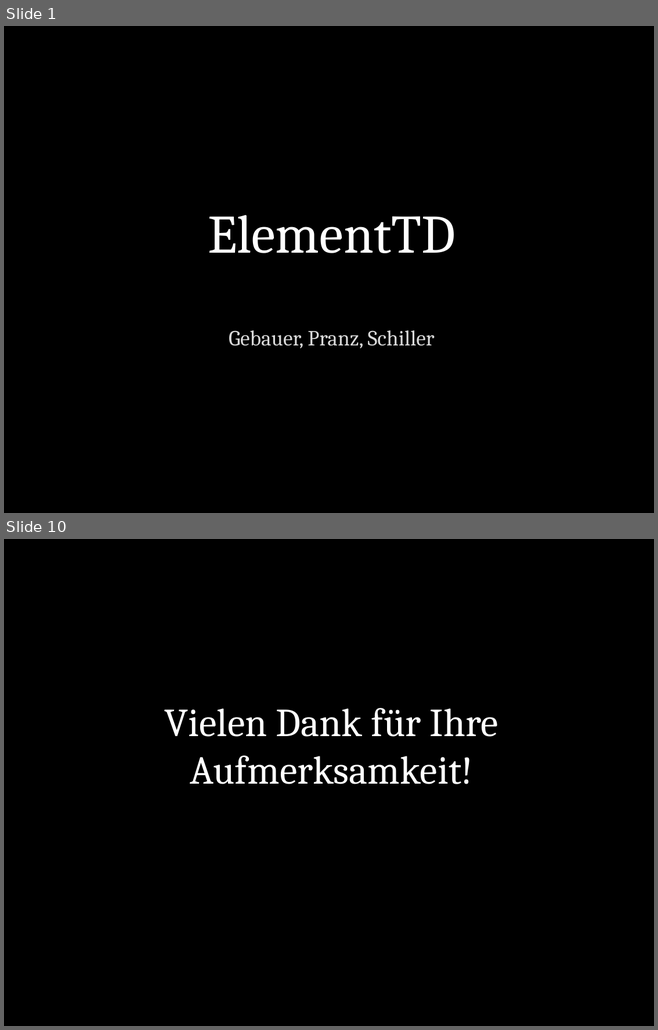
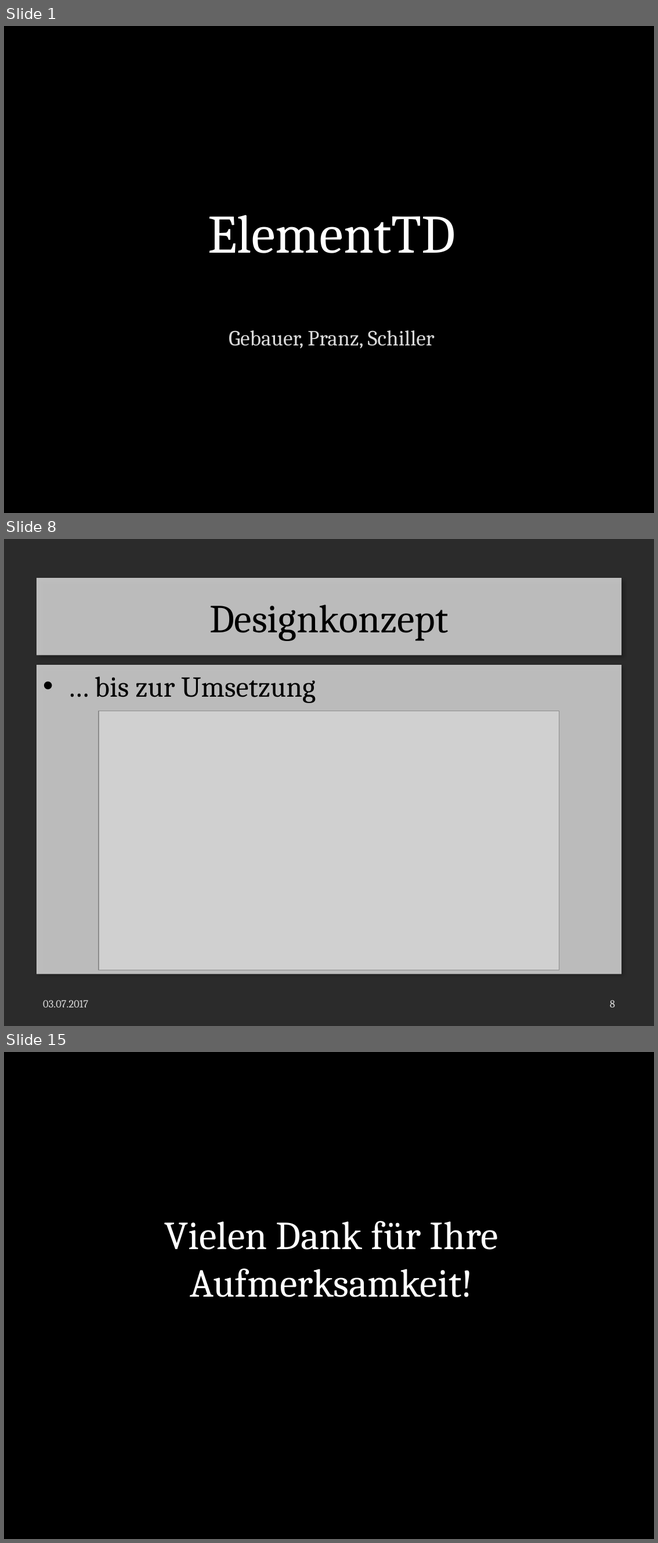
Before and after one commit to LaurenzGebauer/ElementTD, a slide deck: svn/JG16S17P06/trunk/Documentation/ProjectDocumentation/Presentation.pptx. Shown one above the other, each under a label of ours: slides 1 and 10 before the commit, slides 1, 8 and 15 after it; the slides between them are not shown. The pictures are 658x1030 and 658x1543 pixels, drawn with LibreOffice and Linux fonts; fonts in the diff are those of the drawing; grey boxes stand for pictures; background and template pictures are left out; a plain dark background stands for a picture behind light text. Boxes give left, top, right and bottom in pixels: in the first picture for what was removed or moved away, otherwise in the second. Text is boxed around its words. In the diff, an @@ line names an element or a change of style, - is before the commit and + after.

```diff
--- a/svn/JG16S17P06/trunk/Documentation/ProjectDocumentation/Presentation.pptx
+++ b/svn/JG16S17P06/trunk/Documentation/ProjectDocumentation/Presentation.pptx
@@ slide 8 added at (x1=4, y1=539, x2=654, y2=1026), background picture (left out) @@
@@ title added at (x1=36, y1=578, x2=621, y2=655), fill #FFFFFF at 70% opacity, 44 pt, text #000000 @@
+Designkonzept
@@ text added at (x1=36, y1=665, x2=621, y2=974), fill #FFFFFF at 70% opacity, 32 pt, text #000000 @@
+• … bis zur Umsetzung
@@ picture added at (x1=99, y1=711, x2=560, y2=971) @@
@@ text added at (x1=43, y1=1000, x2=88, y2=1008), 12 pt, text #D9D9D9 @@
+03.07.2017
@@ page number added at (x1=610, y1=1000, x2=615, y2=1008), 12 pt, text #D9D9D9 @@
+8
@@ what was slide 10 is now slide 15 @@
```
Also in this commit, not shown: 8 slides changed, 4 other slides added, 8 other files.
